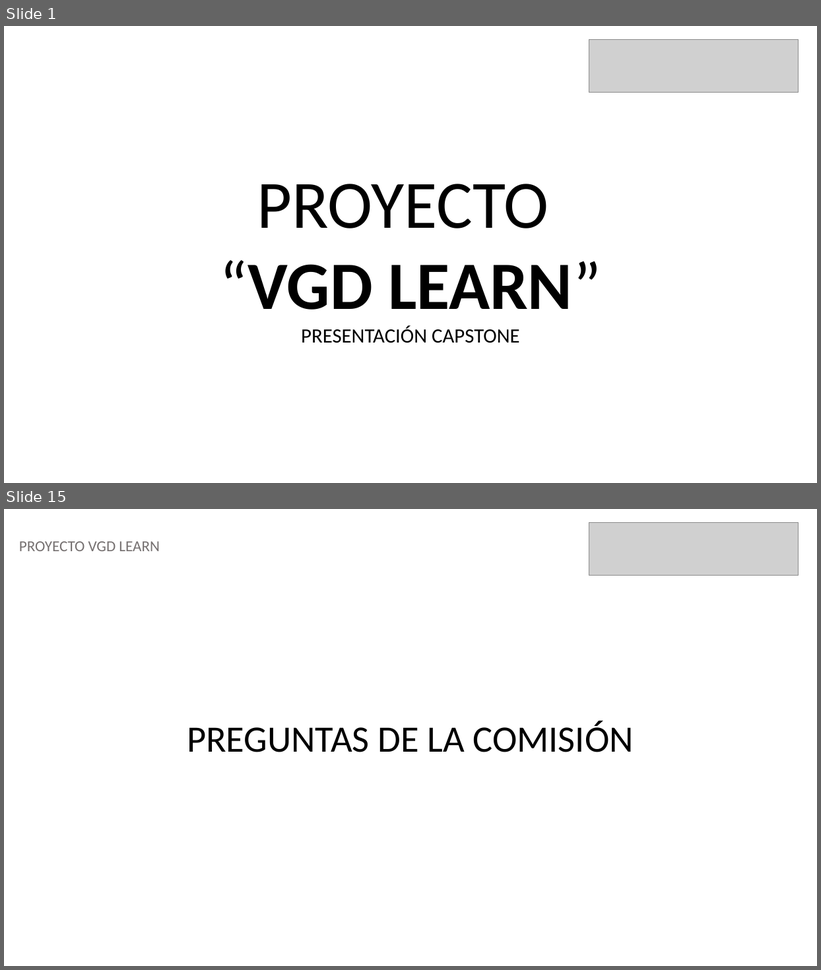
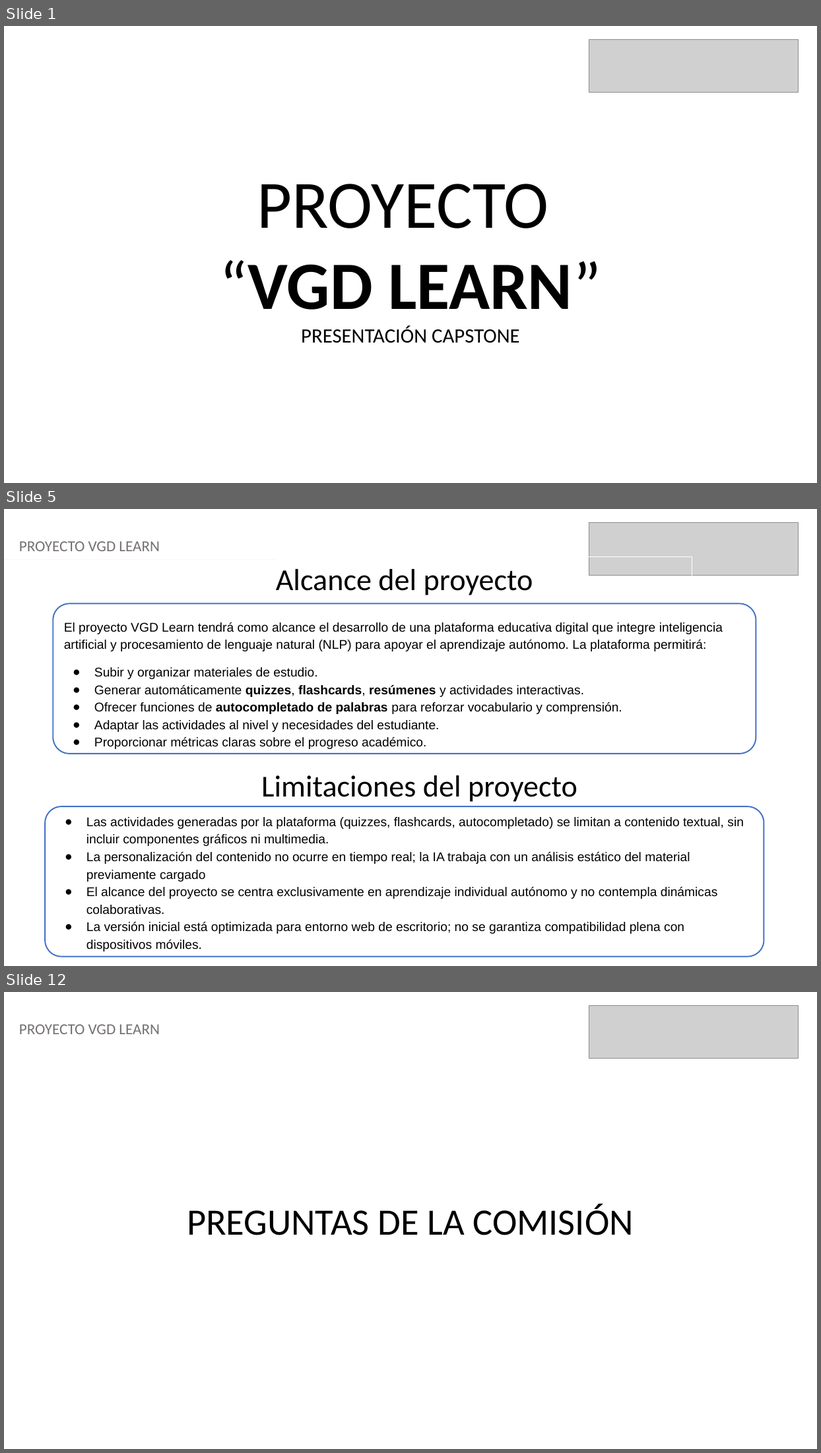
Before and after one commit to Viktorr2416/Proyecto-APT, a slide deck: Fase 2/Evidencias_Proyecto/Presentación proyecto.pptx. Shown one above the other, each under a label of ours: slides 1 and 15 before the commit, slides 1, 5 and 12 after it; the slides between them are not shown. The pictures are 821x970 and 821x1453 pixels, drawn with LibreOffice and Linux fonts; fonts in the diff are those of the drawing; grey boxes stand for pictures. Boxes give left, top, right and bottom in pixels: in the first picture for what was removed or moved away, otherwise in the second. Text is boxed around its words. In the diff, an @@ line names an element or a change of style, - is before the commit and + after.

```diff
--- a/Fase 2/Evidencias_Proyecto/Presentación proyecto.pptx
+++ b/Fase 2/Evidencias_Proyecto/Presentación proyecto.pptx
@@ slide 5 added at (4, 509, 817, 966), background #FFFFFF @@
@@ picture added at (589, 523, 799, 576) @@
@@ text added at (19, 541, 160, 551), 18 pt, text #757070 @@
+PROYECTO VGD LEARN
@@ line added from (4, 560) to (277, 560), #F5F7FC 1.25 pt @@
@@ rectangle added at (117, 557, 692, 601), outline #FFFFFF 0.75 pt, 36 pt, text #000000 @@
+Alcance del proyecto
@@ rounded rectangle added at (53, 603, 756, 754), fill #FFFFFF, outline #4472C4 1.5 pt, 15 pt, text #000000 @@
+El proyecto VGD Learn tendrá como alcance el desarrollo de una plataforma educativa digital que integre inteligencia artificial y procesamiento de lenguaje natural (NLP) para apoyar el aprendizaje autónomo. La plataforma permitirá:
+● Subir y organizar materiales de estudio.
+● Generar automáticamente quizzes, flashcards, resúmenes y actividades interactivas.
+● Ofrecer funciones de autocompletado de palabras para reforzar vocabulario y comprensión.
+● Adaptar las actividades al nivel y necesidades del estudiante.
+● Proporcionar métricas claras sobre el progreso académico.
@@ rectangle added at (132, 764, 708, 807), outline #FFFFFF 0.75 pt, 36 pt, text #000000 @@
+Limitaciones del proyecto
@@ rounded rectangle added at (45, 807, 764, 956), fill #FFFFFF, outline #4472C4 1.5 pt, 15 pt, text #000000 @@
+● Las actividades generadas por la plataforma (quizzes, flashcards, autocompletado) se limitan a contenido textual, sin incluir componentes gráficos ni multimedia.
+● La personalización del contenido no ocurre en tiempo real; la IA trabaja con un análisis estático del material previamente cargado
+● El alcance del proyecto se centra exclusivamente en aprendizaje individual autónomo y no contempla dinámicas colaborativas.
+● La versión inicial está optimizada para entorno web de escritorio; no se garantiza compatibilidad plena con dispositivos móviles.
@@ what was slide 15 is now slide 12 @@
```
Also in this commit, not shown: 10 slides changed, 4 slides removed.
